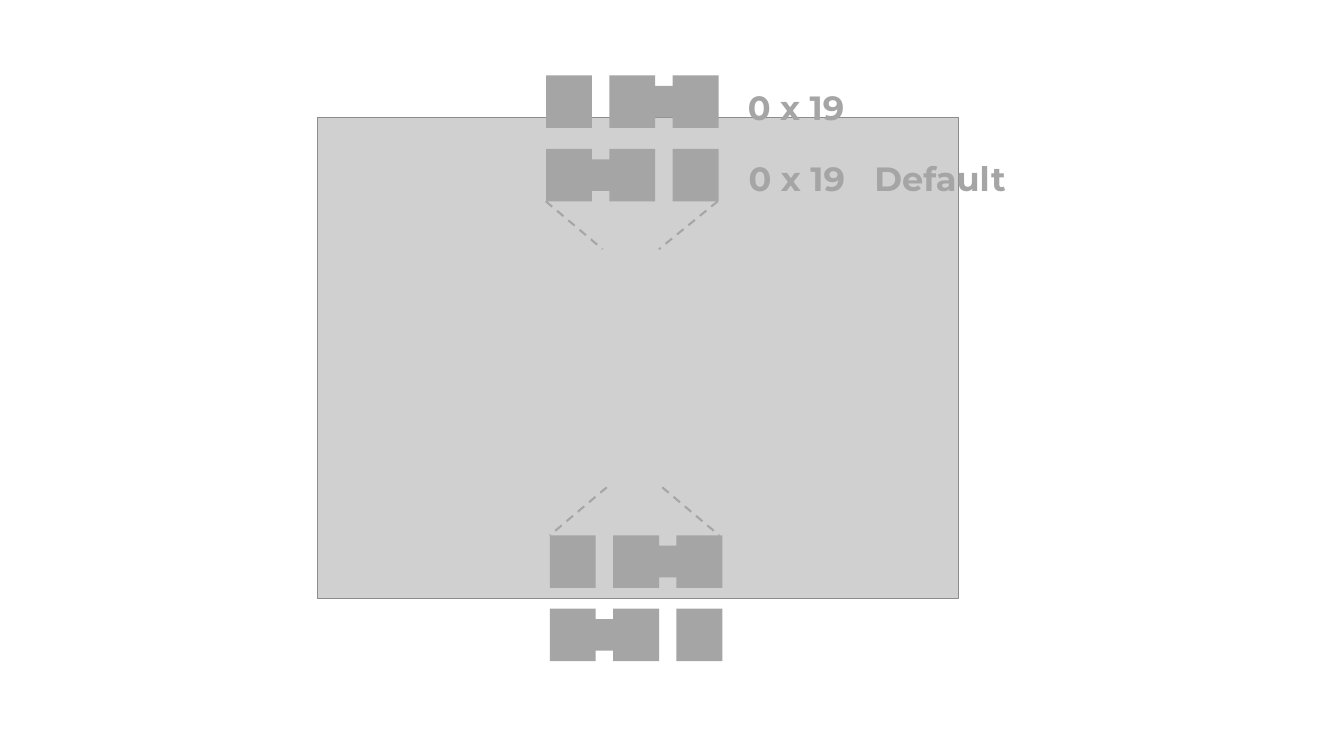
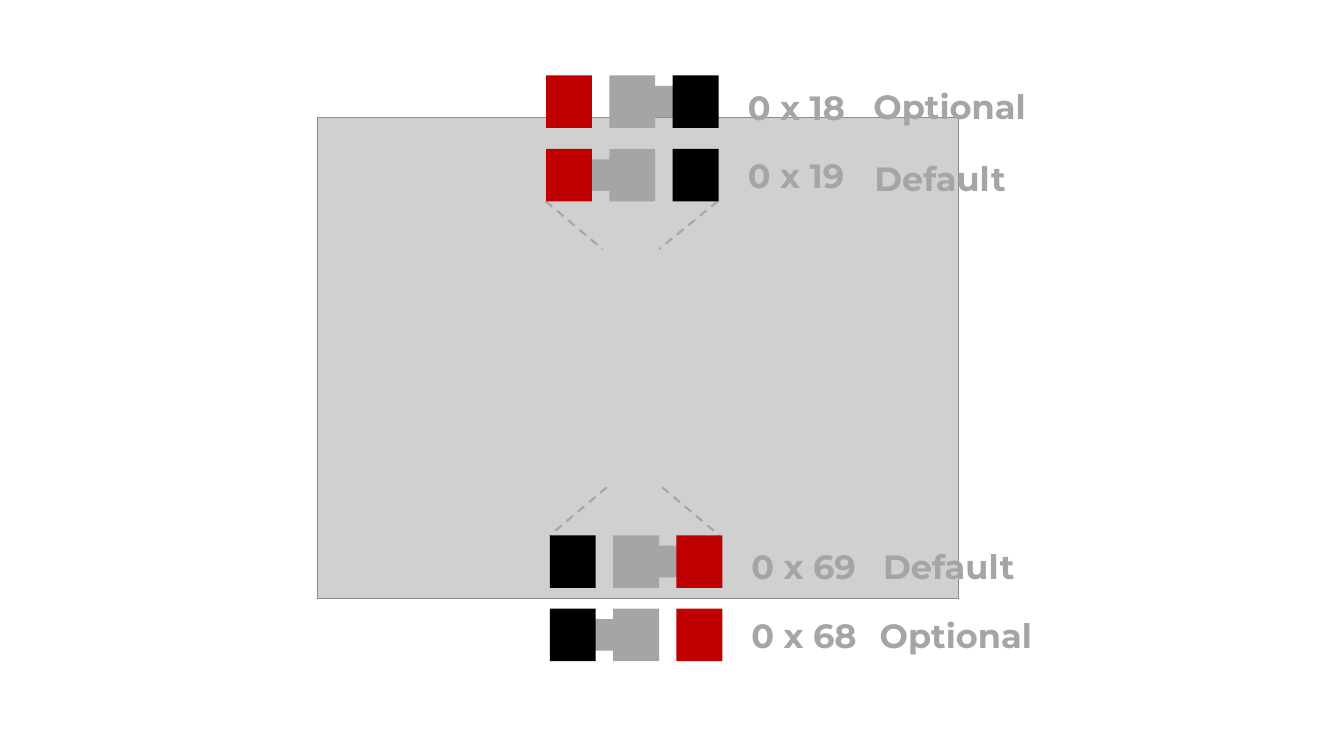
Before and after one commit to SeeedDocument/Grove-6-Axis_Accelerometer-Gyroscope-BMI088, a slide deck: slide 2 of img/pin_map.pptx. Drawn at 1344x756 pixels with LibreOffice and Linux fonts; fonts in the diff are those of the drawing; grey boxes stand for pictures. Boxes give left, top, right and bottom in pixels: in the first picture for what was removed or moved away, otherwise in the second. Text is boxed around its words. In the diff, an @@ line names an element or a change of style, - is before the commit and + after.

```diff
--- a/img/pin_map.pptx
+++ b/img/pin_map.pptx
@@ text at (x1=748, y1=87, x2=845, y2=128): text changed @@
-0 x 19
+0 x 18
@@ text added at (x1=873, y1=93, x2=1025, y2=127), 24 pt, text #A5A5A5, bold @@
+Optional
@@ fill #A5A5A5 to #C00000 in 4 elements at (x1=677, y1=535, x2=723, y2=588), (x1=677, y1=609, x2=723, y2=661), (x1=546, y1=76, x2=593, y2=128), (x1=546, y1=149, x2=593, y2=202) @@
@@ fill #A5A5A5 to #000000 in 4 elements at (x1=549, y1=535, x2=596, y2=588), (x1=549, y1=609, x2=596, y2=661), (x1=673, y1=76, x2=719, y2=128), (x1=673, y1=149, x2=719, y2=202) @@
@@ text added at (x1=751, y1=556, x2=856, y2=579), 24 pt, text #A5A5A5, bold @@
+0 x 69
@@ text added at (x1=883, y1=546, x2=1014, y2=587), 24 pt, text #A5A5A5, bold @@
+Default
@@ text added at (x1=751, y1=624, x2=857, y2=648), 24 pt, text #A5A5A5, bold @@
+0 x 68
@@ text added at (x1=880, y1=622, x2=1032, y2=655), 24 pt, text #A5A5A5, bold @@
+Optional
```
Also in this commit, not shown: 1 other slide changed, 7 other files.
